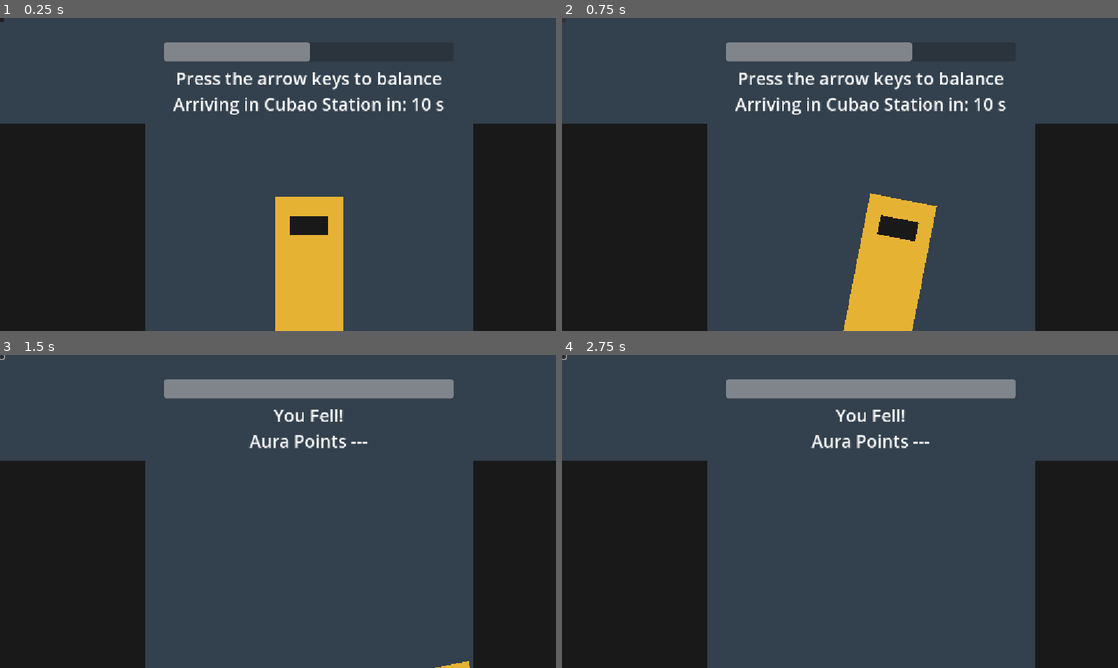
Above: before the commit, frames 1-4 (two rows, left to right).
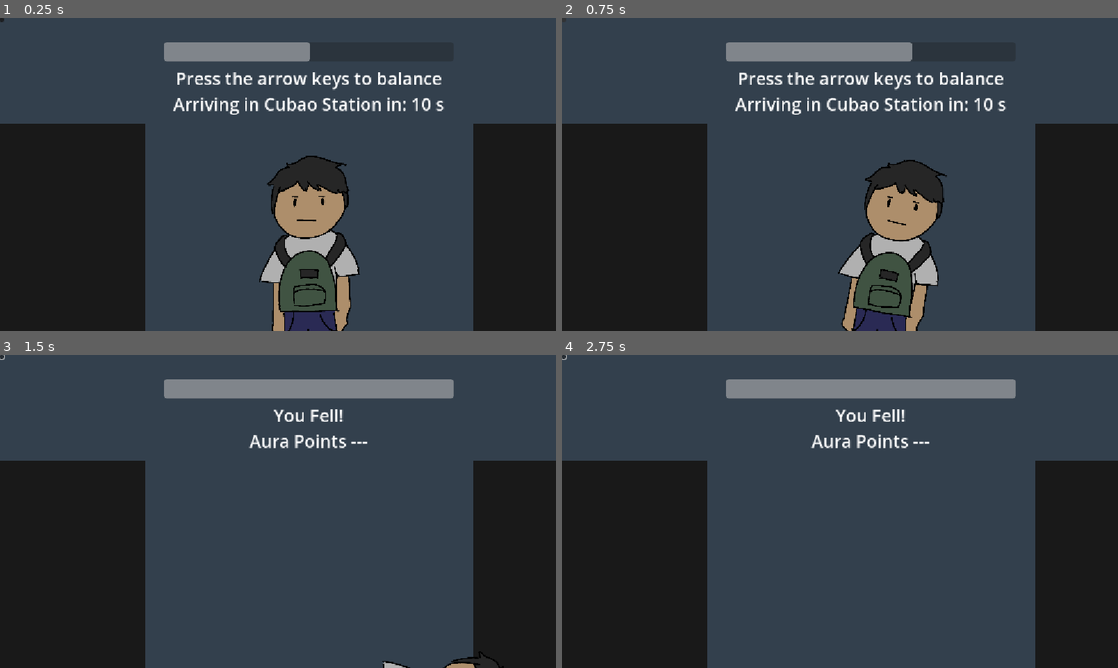
Above: after the commit, the same moments.

Repository: chry607/uniteam
Game: Godot game, scene res://minigames/lrt-balance/game_LRTbalance.tscn
Same seed, same stepped clock (60 frames per second), same inputs: the game is played once before the commit and once after it. This scene is started directly instead of the project's main scene.
Inputs (mouse positions are in pixels of both pictures, inside the frame that each line leads up to):
- Up to frame 1 (0.25 s): no input
- Up to frame 2 (0.75 s): click (562, 21) at 0.52 s
- Up to frame 3 (1.5 s): tap Enter at 1.25 s; move the mouse to (400, 495) at 1.27 s; hold Right from 1.28 s (still down); click (400, 495) at 1.42 s
- Up to frame 4 (2.75 s): release Right at 2 s; tap Space at 2 s; drag from (728, 527) to (812, 574) at 2.02 s

The runs differ from the first frame. In frame 1, 7.5% of the frame differs, in the area x 46-65%, y 44-100%; in frame 2, 7.4%; in frame 3, 0.3%; in frame 4, nothing differs.

Commit message:
added lrt balance sprite

Diff:
--- a/uniteam/minigames/lrt-balance/LRT_player.gd
+++ b/uniteam/minigames/lrt-balance/LRT_player.gd
@@ -1,29 +1,34 @@
 class_name PlayerCharacter extends Node2D
 
-var visual: ColorRect
+# 1. Changed type to Sprite2D
+var visual: Sprite2D
+var base_scale: Vector2 = Vector2(0.4, 0.4)
 
 func _init() -> void:
-	self.position = Vector2(640, 720) # Root acts as the pivot at the bottom center
+	self.position = Vector2(640, 720) # Root acts as the pivot at the bottom center of the screen
 
-	visual = ColorRect.new()
-	visual.color = Color(0.9, 0.7, 0.2)
-	visual.set_size(Vector2(140, 350))
-	visual.position = Vector2(-70, -350)
+	# 2. Instantiate Sprite2D and load your PNG
+	visual = Sprite2D.new()
+	# REPLACE this path with the actual path to your PNG file!
+	visual.texture = preload("res://minigames/lrt-balance/lrt-balance-player.png")
 	add_child(visual)
 
-	var face = ColorRect.new()
-	face.color = Color(0.1, 0.1, 0.1)
-	face.set_size(Vector2(80, 40))
-	face.position = Vector2(30, 40)
-	visual.add_child(face)
+	# 3. Pivot Point Adjustment
+	# To make the sprite rotate and squish from its feet/base (0,0) rather than its center,
+	# we offset the texture upward by half its height while keeping the node at (0,0).
+	var tex_size = visual.texture.get_size()
+	visual.centered = true
+	visual.scale = base_scale
+	visual.offset = Vector2(0, -tex_size.y / 2.0)
 
 func update_lean(balance: float) -> void:
 	self.rotation_degrees = (balance - 50.0) * 0.8
 
 func squish_juice() -> void:
+	# Because we offset the sprite texture, scaling 'visual' scales beautifully from the bottom up!
 	var scale_tween = create_tween()
-	scale_tween.tween_property(visual, "scale", Vector2(0.95, 1.05), 0.05)
-	scale_tween.tween_property(visual, "scale", Vector2(1.0, 1.0), 0.1)
+	scale_tween.tween_property(visual, "scale", base_scale * Vector2(0.95, 1.05), 0.05)
+	scale_tween.tween_property(visual, "scale", base_scale, 0.1)
 
 func fall_over(balance: float) -> void:
 	var fall_direction: float = -1.0 if balance < 50.0 else 1.0
@@ -33,5 +38,6 @@
 
 func celebrate_win() -> void:
 	var tween = create_tween()
-	tween.tween_property(visual, "color", Color(0.2, 0.9, 0.2), 0.2)
+	# 4. Changed 'color' to 'modulate' (which is how you tint Sprites in Godot)
+	tween.tween_property(visual, "modulate", Color(0.2, 0.9, 0.2), 0.2)
 	tween.tween_property(self, "position:x", self.position.x + 800.0, 0.8).set_trans(Tween.TRANS_BACK).set_ease(Tween.EASE_IN)
--- /dev/null
+++ b/uniteam/minigames/lrt-balance/LRT_player.tscn
@@ -0,0 +1,13 @@
+[gd_scene format=3 uid="uid://d38r2iqqjatcu"]
+
+[ext_resource type="Script" uid="uid://dnnf4ajivb83r" path="res://minigames/lrt-balance/LRT_player.gd" id="1_78qte"]
+[ext_resource type="Texture2D" path="res://assets/lrt-balance-player.png" id="1_fxqjr"]
+
+[node name="LrtPlayer" type="Node2D" unique_id=567489363]
+script = ExtResource("1_78qte")
+metadata/_custom_type_script = "uid://dnnf4ajivb83r"
+
+[node name="Visual" type="Sprite2D" parent="." unique_id=1027310005]
+z_index = 10
+texture = ExtResource("1_fxqjr")
+offset = Vector2(0, -1024)
Binary file added: uniteam/minigames/lrt-balance-player.png
Not shown, added: uniteam/minigames/lrt-balance-player.png.import
Binary file added: uniteam/minigames/lrt-balance/lrt-balance-player.png
Not shown, added: uniteam/minigames/lrt-balance/lrt-balance-player.png.import
